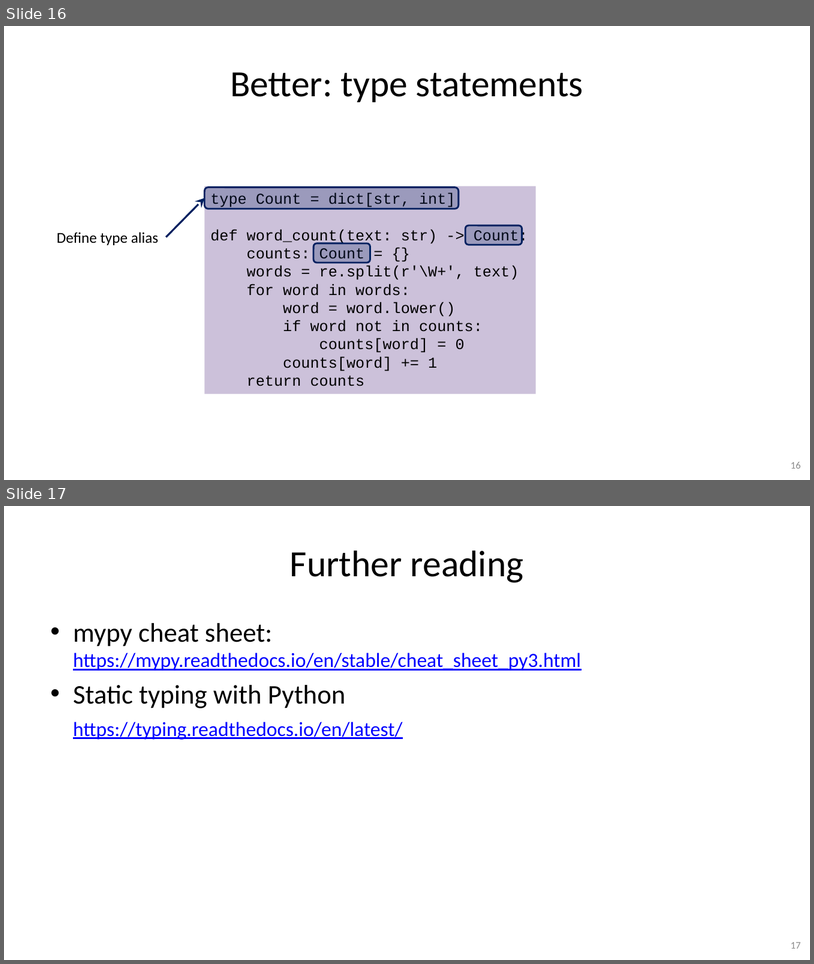
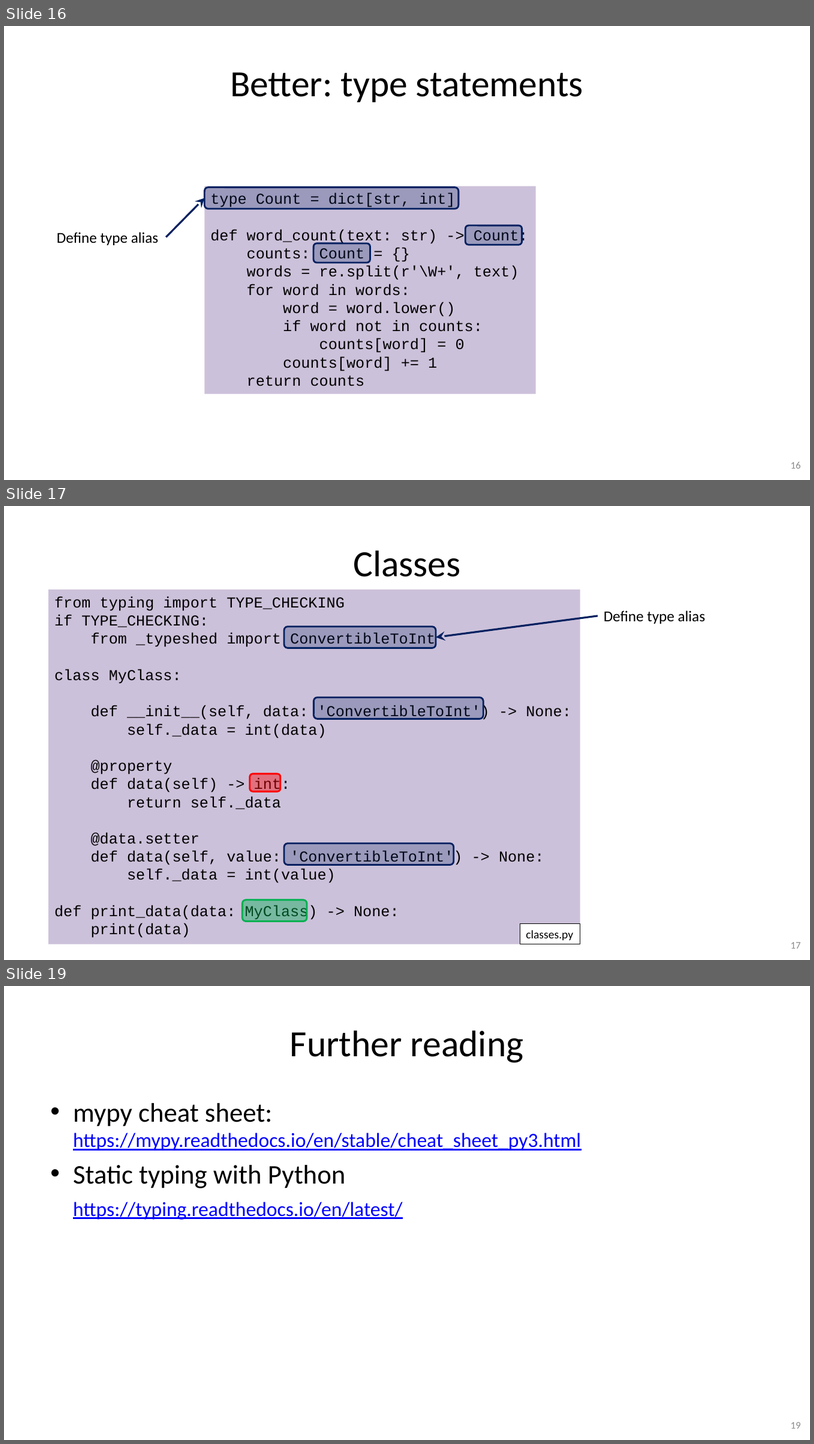
Before and after one commit to gjbex/Python-software-engineering, a slide deck: python_software_engineering.pptx. Shown one above the other, each under a label of ours: slides 16 and 17 before the commit, slides 16, 17 and 19 after it; the slides between them are not shown. The pictures are 814x964 and 814x1444 pixels, drawn with LibreOffice and Linux fonts; fonts in the diff are those of the drawing. Boxes give left, top, right and bottom in pixels: in the first picture for what was removed or moved away, otherwise in the second. Text is boxed around its words. In the diff, an @@ line names an element or a change of style, - is before the commit and + after.

Commit message:
Add slide on classes and generic types

```diff
--- a/python_software_engineering.pptx
+++ b/python_software_engineering.pptx
@@ slide 17 added at (x1=4, y1=506, x2=810, y2=960), background #FFFFFF @@
@@ title added at (x1=353, y1=550, x2=461, y2=577), 44 pt, text #000000 @@
+Classes
@@ rectangle added at (x1=49, y1=589, x2=581, y2=944), fill #CCC1DA, 18 pt, text #000000 @@
+from typing import TYPE_CHECKING
+if TYPE_CHECKING:
+from _typeshed import ConvertibleToInt
+class MyClass:
+def __init__(self, data: 'ConvertibleToInt') -> None:
+self._data = int(data)
+@property
+def data(self) -> int:
+return self._data
+@data.setter
+def data(self, value: 'ConvertibleToInt') -> None:
+self._data = int(value)
+def print_data(data: MyClass) -> None:
+print(data)
@@ text added at (x1=604, y1=610, x2=706, y2=624), 18 pt, text #000000 @@
+Define type alias
@@ rounded rectangle added at (x1=284, y1=627, x2=436, y2=648), fill #002060 at 24% opacity, outline #002060 2 pt @@
@@ arrow added from (598, 616) to (436, 637), #002060 2.25 pt @@
@@ rounded rectangle added at (x1=314, y1=697, x2=484, y2=718), fill #002060 at 24% opacity, outline #002060 2 pt @@
@@ rounded rectangle added at (x1=250, y1=774, x2=281, y2=791), fill #FF0000 at 42% opacity, outline #FF0000 2 pt @@
@@ rounded rectangle added at (x1=284, y1=843, x2=454, y2=864), fill #002060 at 24% opacity, outline #002060 2 pt @@
@@ rounded rectangle added at (x1=242, y1=900, x2=307, y2=921), fill #00B050 at 42% opacity, outline #00B050 2 pt @@
@@ rectangle added at (x1=521, y1=924, x2=581, y2=944), fill #FFFFFF, outline #000000 0.75 pt, 14 pt, text #000000 @@
+classes.py
@@ page number added at (x1=791, y1=942, x2=801, y2=948), 12 pt, text #8C8C8C @@
+17
@@ what was slide 17 is now slide 19 @@
@@ page number at (x1=791, y1=1422, x2=801, y2=1428): text changed @@
-17
+19
```
Also in this commit, not shown: 1 slide changed, 1 other slide added.
